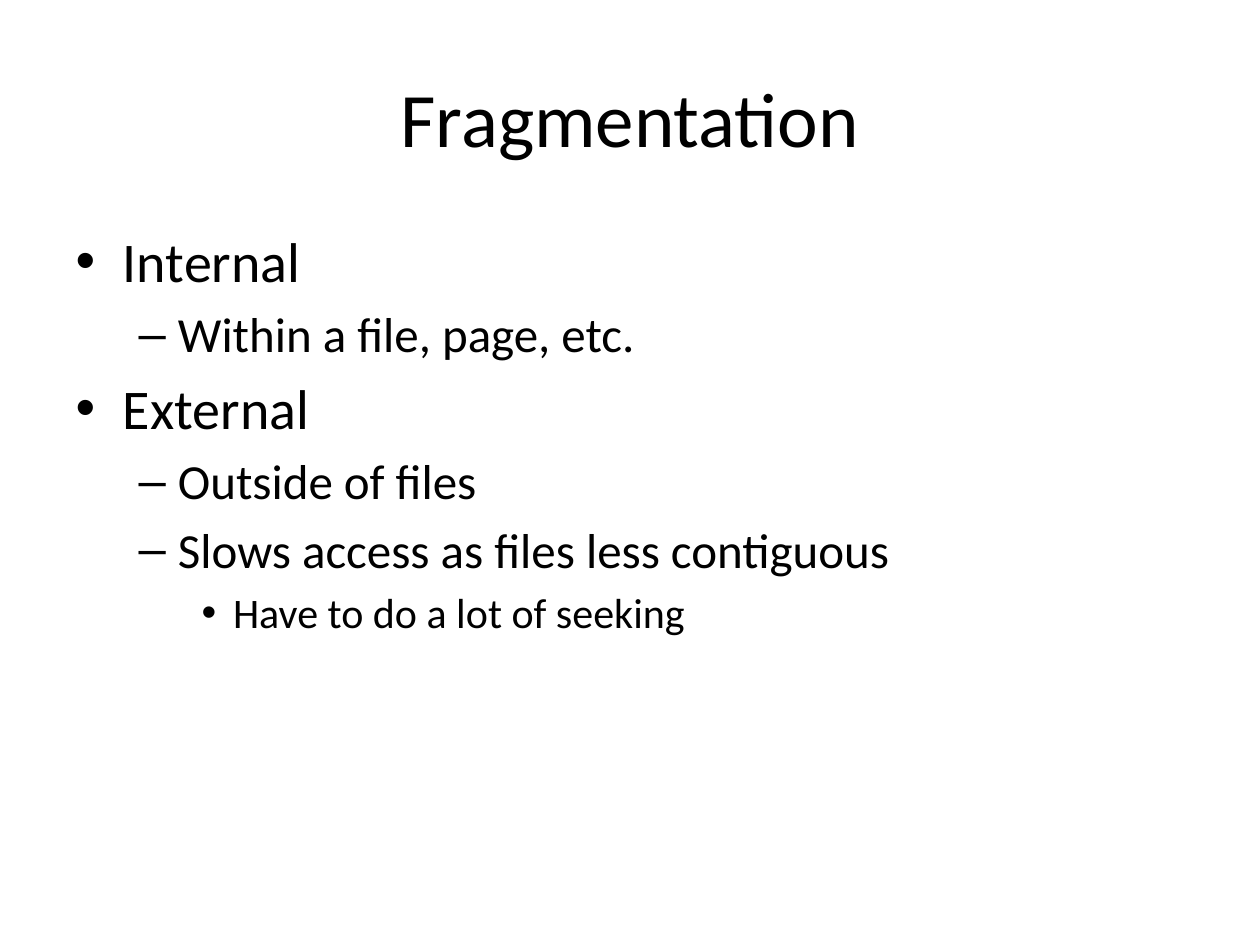
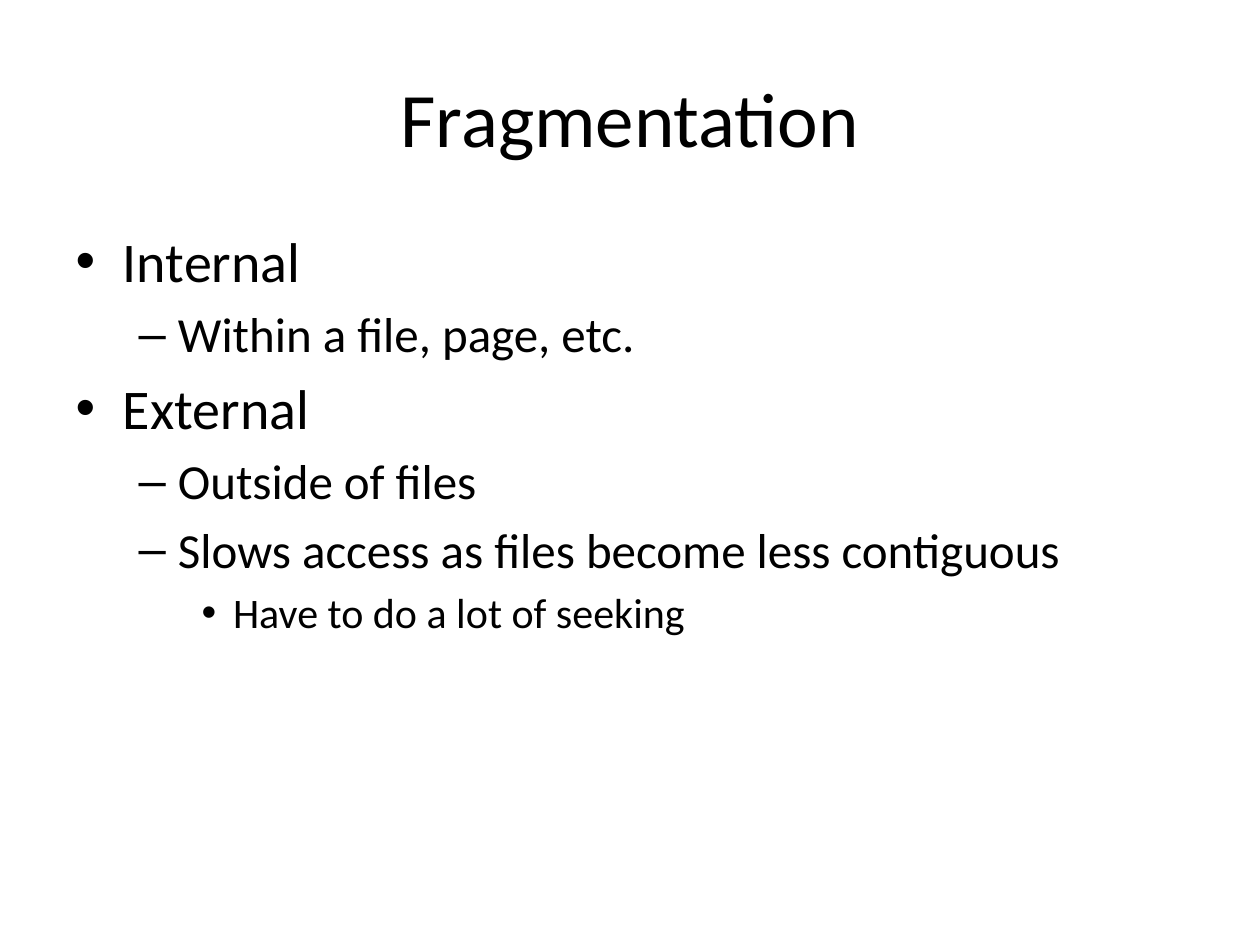
Before and after one commit to ivogeorg/cs1030, a slide deck: slide 27 of slides-steve/Chapter 04.pptx. Drawn at 1260x945 pixels with LibreOffice and Linux fonts; fonts in the diff are those of the drawing; background and template pictures are left out. Boxes give left, top, right and bottom in pixels: in the first picture for what was removed or moved away, otherwise in the second. Text is boxed around its words. In the diff, an @@ line names an element or a change of style, - is before the commit and + after.

```diff
--- a/slides-steve/Chapter 04.pptx
+++ b/slides-steve/Chapter 04.pptx
@@ text at (178,534,1060,577): text changed @@
-  – Slows access as files less contiguous
+  – Slows access as files become less contiguous
```
Also in this commit, not shown: 13 other slides changed, 5 other files.
